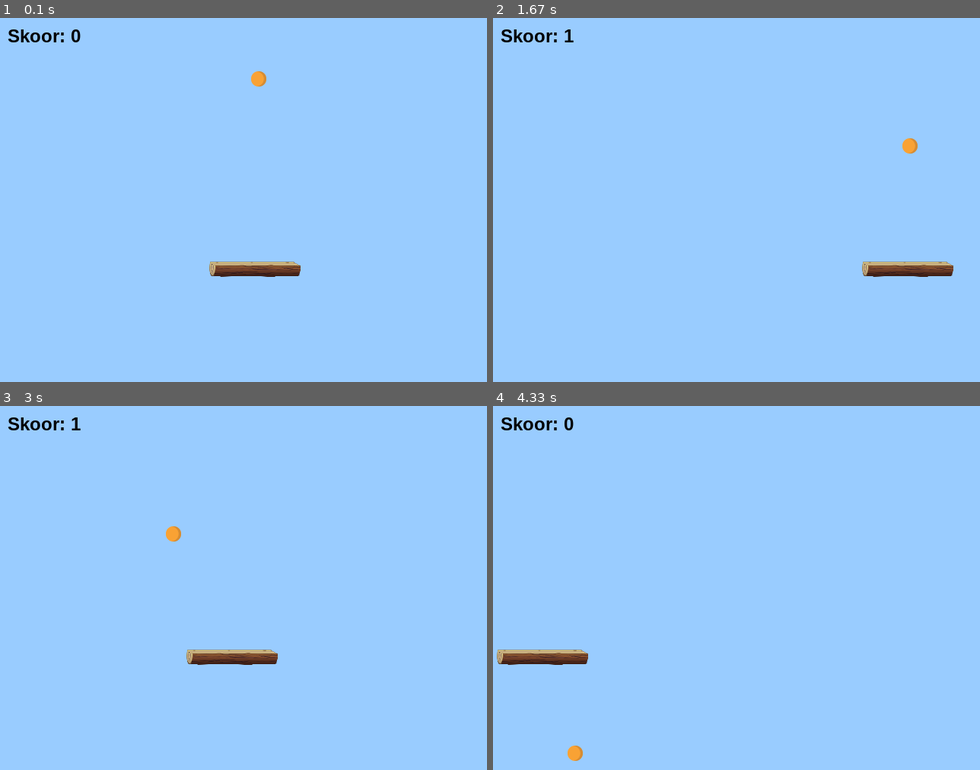
Above: before the commit, frames 1-4 (two rows, left to right).
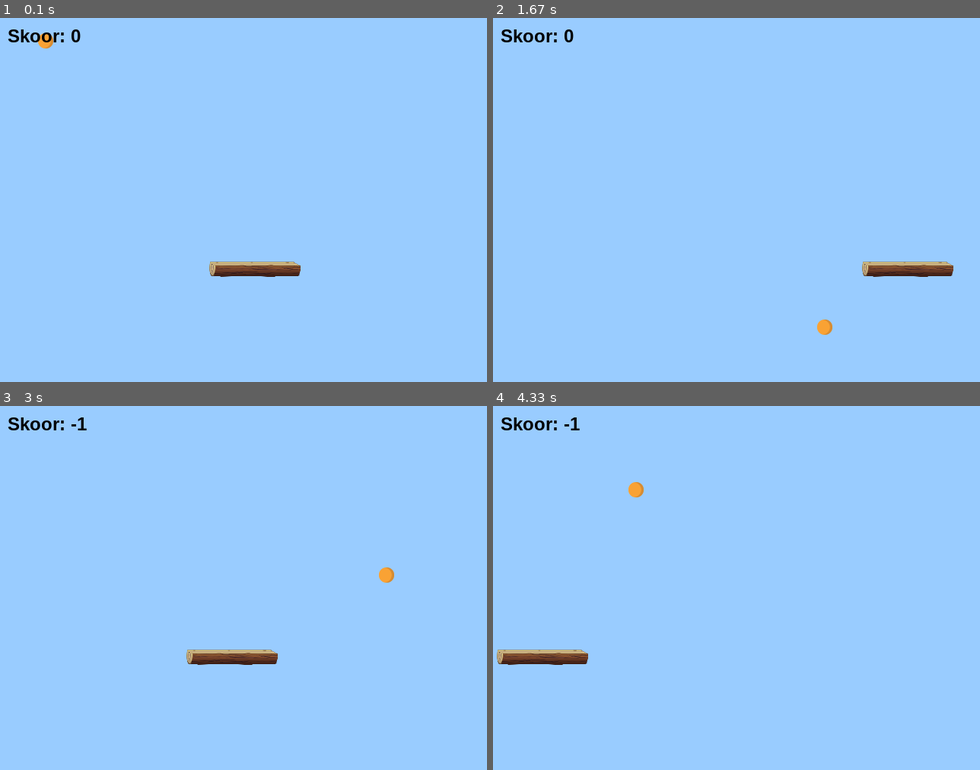
Above: after the commit, the same moments.

Repository: rico-kuuse-is25/pygame-harjutused
Game: pygame game, started from PARANDATUD PING-PONG.py
The game is run twice, just before and just after one commit, with the same random seed, the same clock (stepped at 60 frames per second) and the same inputs.
Inputs:
- Up to frame 1 (0.1 s): no input
- Up to frame 2 (1.67 s): no input
- Up to frame 3 (3 s): tap Enter at 1.83 s
- Up to frame 4 (4.33 s): no input

The runs differ from the first frame. In frame 1, 0.2% of the frame differs, in the area x 7-55%, y 4-19%; in frame 2, 0.3%; in frame 3, 0.3%; in frame 4, 0.3%, in the area x 14-31%, y 3-98%.

Commit message:
Väikeste muudatustega parandatud ping-pong ülesanne

Diff:
--- a/PARANDATUD PING-PONG.py
+++ b/PARANDATUD PING-PONG.py
@@ -1,6 +1,8 @@
 import pygame   # laeme sisse pygame teegi, mis on mängu tegemise "mootor"
 
 pygame.init()    # käivitame pygame'i - see rida peab alati kõige alguses olema
+
+import random   # laeme sisse random teegi, millega saame suvalisi arve genereerida
 
 
 # ── Ekraani seaded ────────────────────────────────────────────────────────────────────────────────────────
@@ -31,7 +33,8 @@
 # Paneme palli Rect-i (ristküliku) sisse, sest siis on lihtne kokkupõrget tuvastada.
 ball = pygame.Rect(0, 0, 20, 20)   # Rect tehakse kujul (x, y, laius, kõrgus)
 ball.centerx = screenX // 2        # pall alustab ekraani keskelt (vasakult-paremalt)
-ball.y = 50                        # pall alustab ülevalt
+ball.x = random.randint(0, screenX)   # pall alustab suvalisest kohast x-teljel
+ball.y = 0   # pall alustab ekraani ülaservast
 
 ballSpeedX = 4   # palli kiirus külgsuunas (suurem number = kiirem pall)
 ballSpeedY = 4   # palli kiirus üles-alla suunas (suurem number = kiirem pall)
